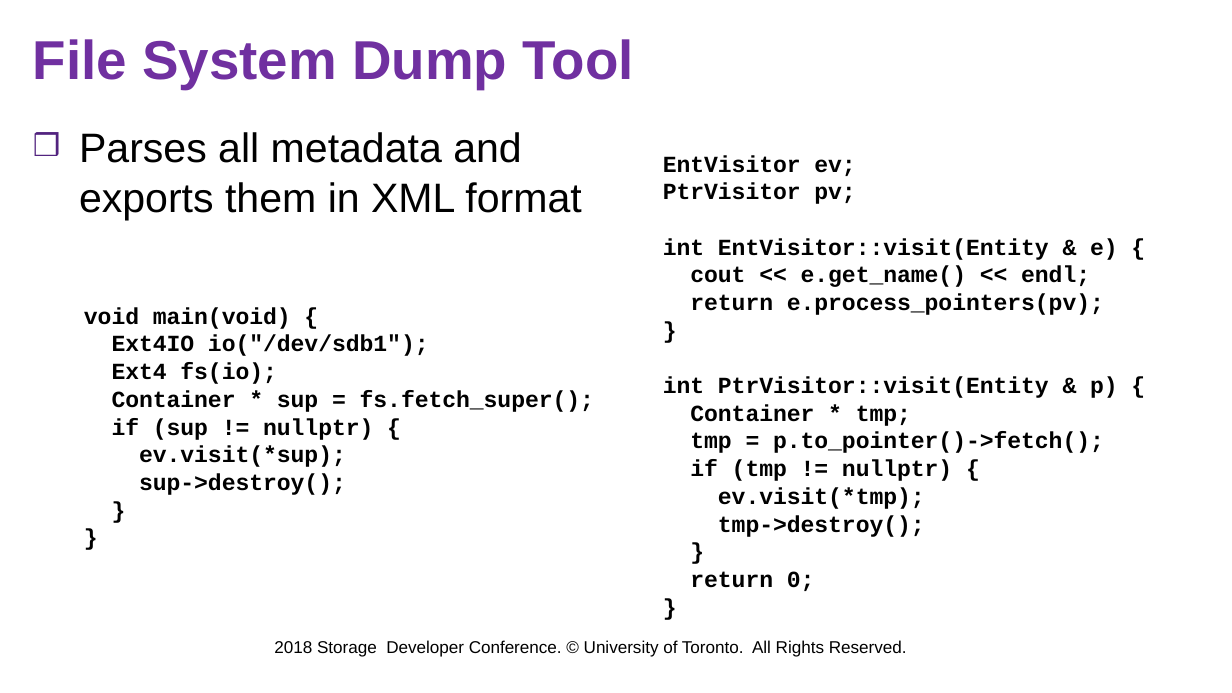
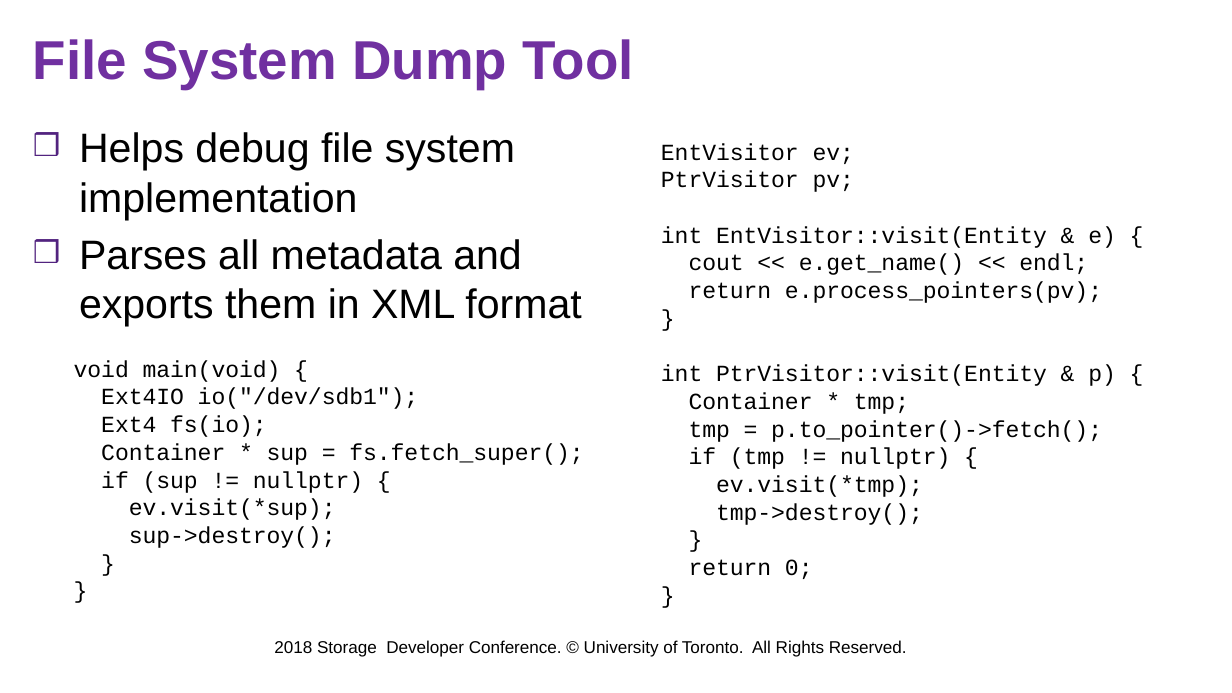
Before and after one commit to jacksun007/spiffy-paper, a slide deck: slide 48 of talk/sdc18_spiffy.pptx (slide 42 before the commit). Drawn at 1232x693 pixels with LibreOffice and Linux fonts; fonts in the diff are those of the drawing; background and template pictures are left out. Boxes give left, top, right and bottom in pixels: in the first picture for what was removed or moved away, otherwise in the second. Text is boxed around its words. In the diff, an @@ line names an element or a change of style, - is before the commit and + after.

```diff
--- a/talk/sdc18_spiffy.pptx
+++ b/talk/sdc18_spiffy.pptx
@@ text at <box>79,132,515,220</box>: paragraph added @@
+❒ Helps debug file system implementation
@@ text "EntVisitor ev;": place and size @@
-text "EntVisitor ev;" at <box>663,155,1118,591</box>
+text "EntVisitor ev;" at <box>661,143,1116,579</box>
@@ text "EntVisitor ev;" at <box>661,143,1116,579</box>: bold off @@
@@ text "void main(void) {" at <box>74,360,583,548</box>: bold off @@
@@ text "void main(void) {": place and size @@
-text "void main(void) {" at <box>84,307,594,495</box>
+text "void main(void) {" at <box>74,360,583,548</box>
```
Also in this commit, not shown: 17 other slides changed, 6 slides added, 2 slides removed.
